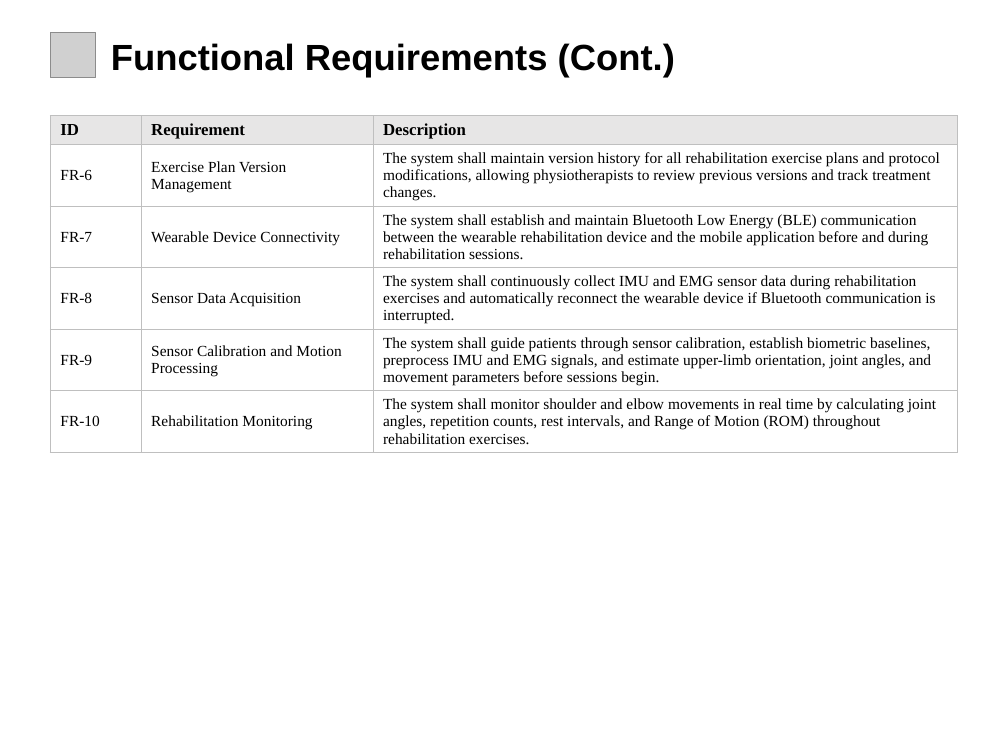
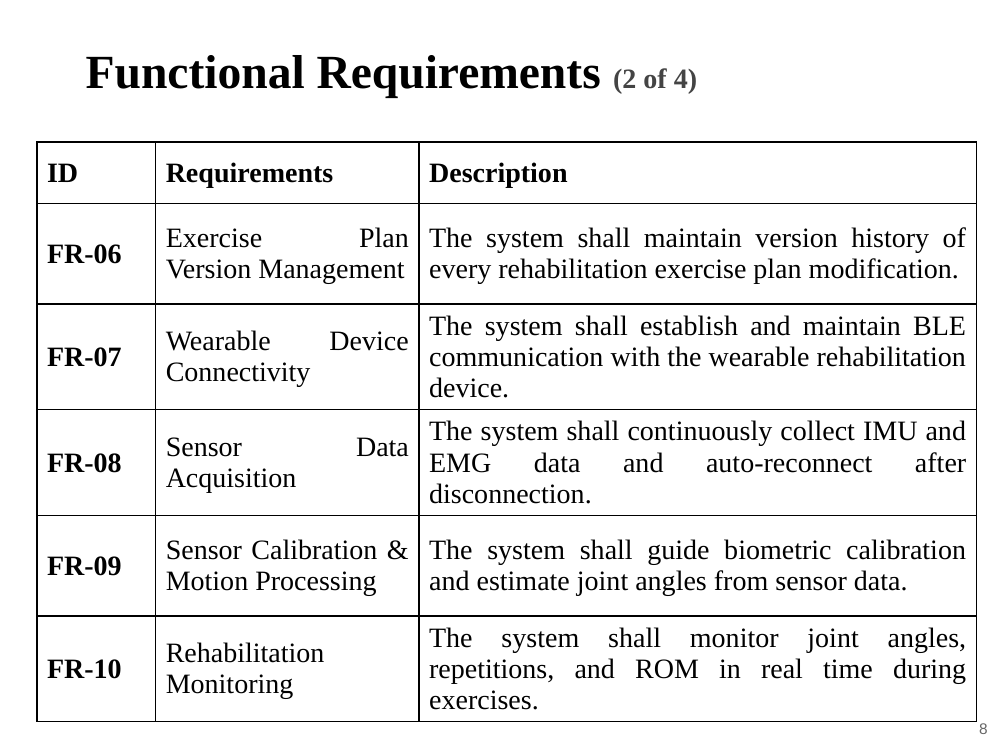
Before and after one commit to Tehreem-cmpsc/intelirehab, a slide deck: slide 9 of docs/presentations/InteliRehab_60_Percent_Presentation.pptx (slide 7 before the commit). Drawn at 1008x756 pixels with LibreOffice and Linux fonts; fonts in the diff are those of the drawing; grey boxes stand for pictures. Boxes give left, top, right and bottom in pixels: in the first picture for what was removed or moved away, otherwise in the second. Text is boxed around its words. In the diff, an @@ line names an element or a change of style, - is before the commit and + after.

```diff
--- a/docs/presentations/InteliRehab_60_Percent_Presentation.pptx
+++ b/docs/presentations/InteliRehab_60_Percent_Presentation.pptx
@@ picture removed at <box>50,32,96,78</box> @@
@@ text at <box>86,55,697,98</box>: text changed; size 26 to 34 pt; font Arial to Times New Roman @@
-Functional Requirements (Cont.)
+Functional Requirements (2 of 4)
@@ table at <box>37,142,977,738</box> @@
-row 1, column 2: Requirement
+row 1, column 2: Requirements
-row 2, column 1: FR-6
+row 2, column 1: FR-06
-row 2, column 3: The system shall maintain version history for all rehabilitation exercise plans and protocol modifications, allowing physiotherapists to review previous versions and track treatment changes.
+row 2, column 3: The system shall maintain version history of every rehabilitation exercise plan modification.
-row 3, column 1: FR-7
+row 3, column 1: FR-07
-row 3, column 3: The system shall establish and maintain Bluetooth Low Energy (BLE) communication between the wearable rehabilitation device and the mobile application before and during rehabilitation sessions.
+row 3, column 3: The system shall establish and maintain BLE communication with the wearable rehabilitation device.
-row 4, column 1: FR-8
+row 4, column 1: FR-08
-row 4, column 3: The system shall continuously collect IMU and EMG sensor data during rehabilitation exercises and automatically reconnect the wearable device if Bluetooth communication is interrupted.
+row 4, column 3: The system shall continuously collect IMU and EMG data and auto-reconnect after disconnection.
-row 5: FR-9 | Sensor Calibration and Motion Processing | The system shall guide patients through sensor calibration, establish biometric baselines, preprocess IMU and EMG signals, and estimate upper-limb orientation, joint angles, and movement parameters before sessions begin.
+row 5: FR-09 | Sensor Calibration & Motion Processing | The system shall guide biometric calibration and estimate joint angles from sensor data.
-row 6, column 3: The system shall monitor shoulder and elbow movements in real time by calculating joint angles, repetition counts, rest intervals, and Range of Motion (ROM) throughout rehabilitation exercises.
+row 6, column 3: The system shall monitor joint angles, repetitions, and ROM in real time during exercises.
@@ fill #E7E6E6 to #FFFFFF in row 1 @@
@@ size 12 to 20 pt in "ID", "Description" @@
@@ size 11 to 20 pt in "Exercise Plan Version Management", "Wearable Device Connectivity", "Sensor Data Acquisition", "FR-10" and 1 more places @@
@@ bold on in "FR-10" @@
@@ alignment left to justified @@
@@ borders changed @@
@@ table: place and size @@
-table at <box>50,116,958,448</box>
+table at <box>37,142,977,738</box>
@@ text added at <box>979,723,988,734</box>, 11 pt, text #666666 @@
+8
```
Also in this commit, not shown: 12 other slides changed, 24 slides added, 12 slides removed, 55 other files.
